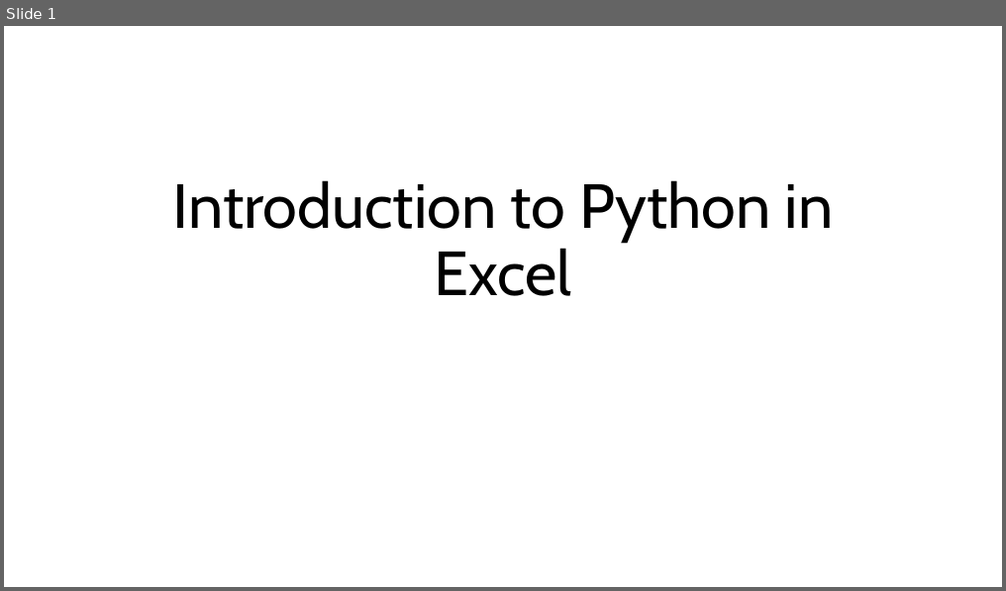
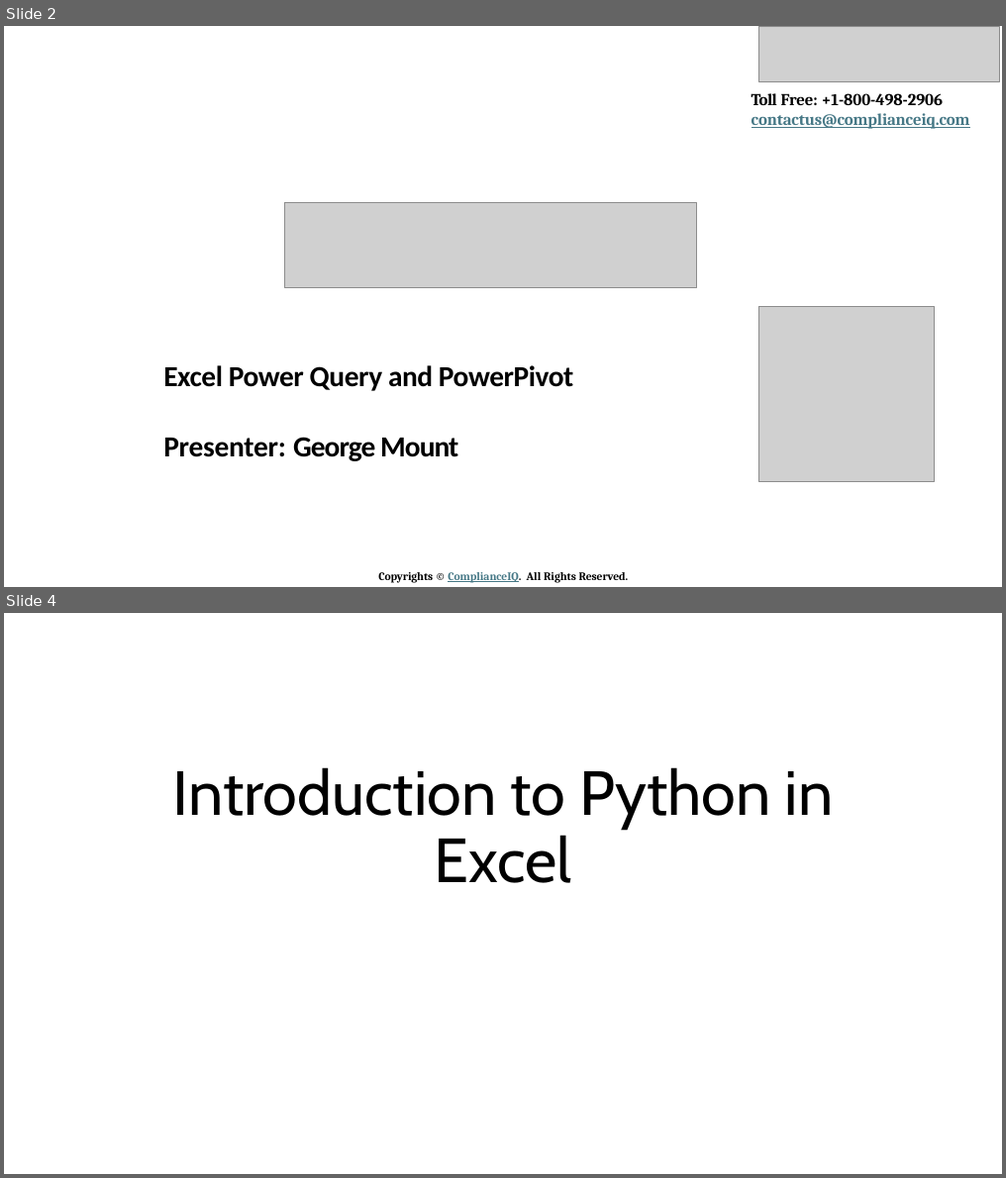
Before and after one commit to stringfestdata/complianceiq-into-python-for-excel, a slide deck: Introduction to Python in Excel.pptx. Shown one above the other, each under a label of ours: slide 1 before the commit, slides 2 and 4 after it; the slides between them are not shown. The pictures are 1006x591 and 1006x1178 pixels, drawn with LibreOffice and Linux fonts; fonts in the diff are those of the drawing; grey boxes stand for pictures. Boxes give left, top, right and bottom in pixels: in the first picture for what was removed or moved away, otherwise in the second. Text is boxed around its words. In the diff, an @@ line names an element or a change of style, - is before the commit and + after.

```diff
--- a/Introduction to Python in Excel.pptx
+++ b/Introduction to Python in Excel.pptx
@@ slide 2 added at box(4, 26, 1002, 587), background #FFFFFF @@
@@ picture added at box(758, 26, 1000, 82) @@
@@ text added at box(751, 93, 970, 129), 16 pt, text #467886, bold, underline @@
+Toll Free: +1-800-498-2906
+contactus@complianceiq.com
@@ picture added at box(285, 202, 696, 288) @@
@@ freeform shape added at box(708, 194, 754, 288), fill #FFFFFF @@
@@ freeform shape added at box(767, 194, 791, 288), fill #FFFFFF @@
@@ freeform shape added at box(803, 194, 815, 288), fill #FFFFFF @@
@@ picture added at box(758, 307, 934, 482) @@
@@ text added at box(163, 366, 573, 462), 28 pt, text #000000, bold @@
+Excel Power Query and PowerPivot
+Presenter: George Mount
@@ text added at box(378, 572, 629, 583), 11 pt, text #000000, bold @@
+Copyrights © ComplianceIQ. All Rights Reserved.
@@ what was slide 1 is now slide 4 @@
```
Also in this commit, not shown: 4 other slides added, 2 slides removed.
